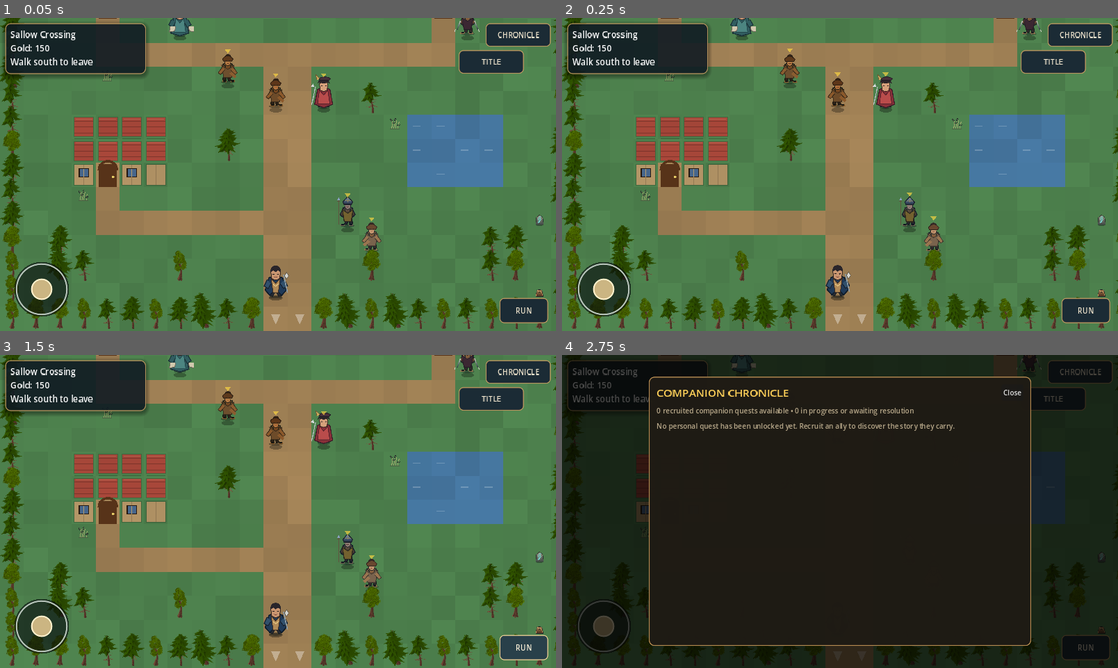
Above: before the commit, frames 1-4 (two rows, left to right).
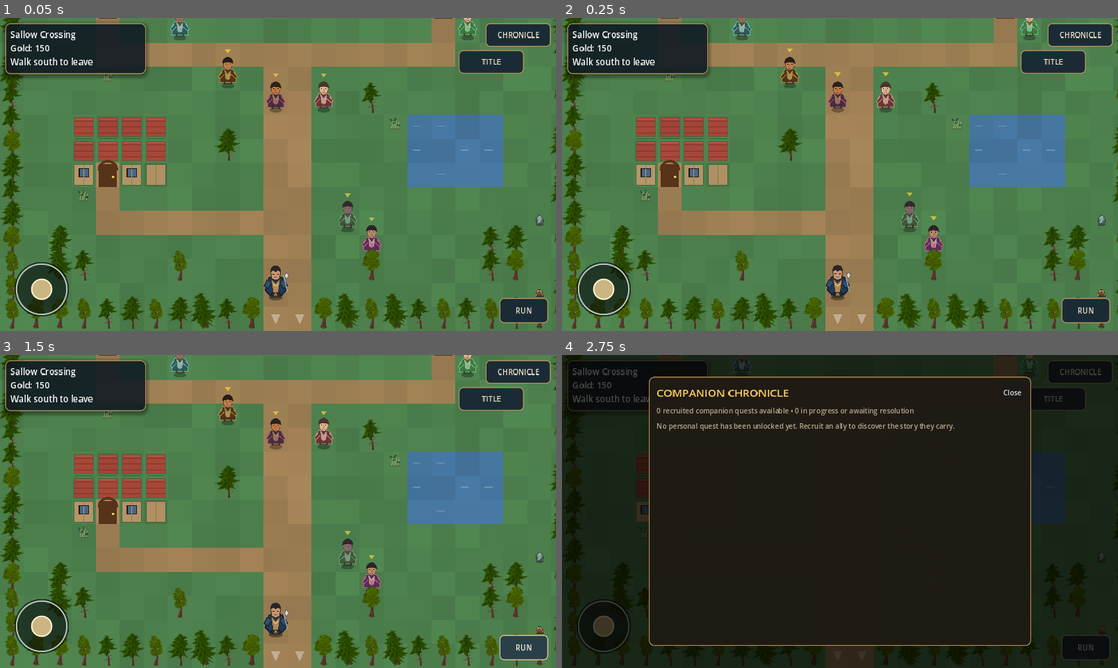
Above: after the commit, the same moments.

Repository: ninjun42215-gif/KindleWake
Game: Godot game, scene res://Location.tscn
Same seed, same stepped clock (60 frames per second), same inputs: the game is played once before the commit and once after it. This scene is started directly instead of the project's main scene.
Inputs:
- Up to frame 1 (0.05 s): no input
- Up to frame 2 (0.25 s): no input
- Up to frame 3 (1.5 s): click "RUN" at 0.5 s; click "RUN: ON" at 1.25 s
- Up to frame 4 (2.75 s): click "CHRONICLE" at 2 s

The runs differ from the first frame. In frame 1, 1.4% of the frame differs, in the area x 30-87%, y 0-75%; in frame 2, 1.4%; in frame 3, 1.4%; in frame 4, 0.1%.

Commit message:
Use unique character art for all named local-map NPCs

Diff:
--- a/Kindlewake/scripts/ui/location_scene.gd
+++ b/Kindlewake/scripts/ui/location_scene.gd
@@ -1181,7 +1181,7 @@
         elif fposmod(npc_clock, 17.0) < 2.2:
             npc_motion = "walk"
         var npc_id: String = str(s.get("character_id", s.get("id", "")))
-        if not Art.draw_roster_character(self, npc_id, foot, npc …(167 unchanged characters)…
+        if not Art.draw_named_npc(self, str(s.get("name", "")), foot, npc_clock, npc_motion, 0.44, tint, c.x > player_pos.x) and not Art.draw_roster_character(self, npc_id, foot, npc …(167 unchanged characters)…
             if not Art.draw_unit(self, "soldier", "idle", t + c.x * 0.01, foot, 0.78, c.x > player_pos.x, tint):
                 draw_rect(Rect2(foot + Vector2(-8, -30), Vector2(16, 28)), tint)
         if near and bool(s.get("npc", false)):
